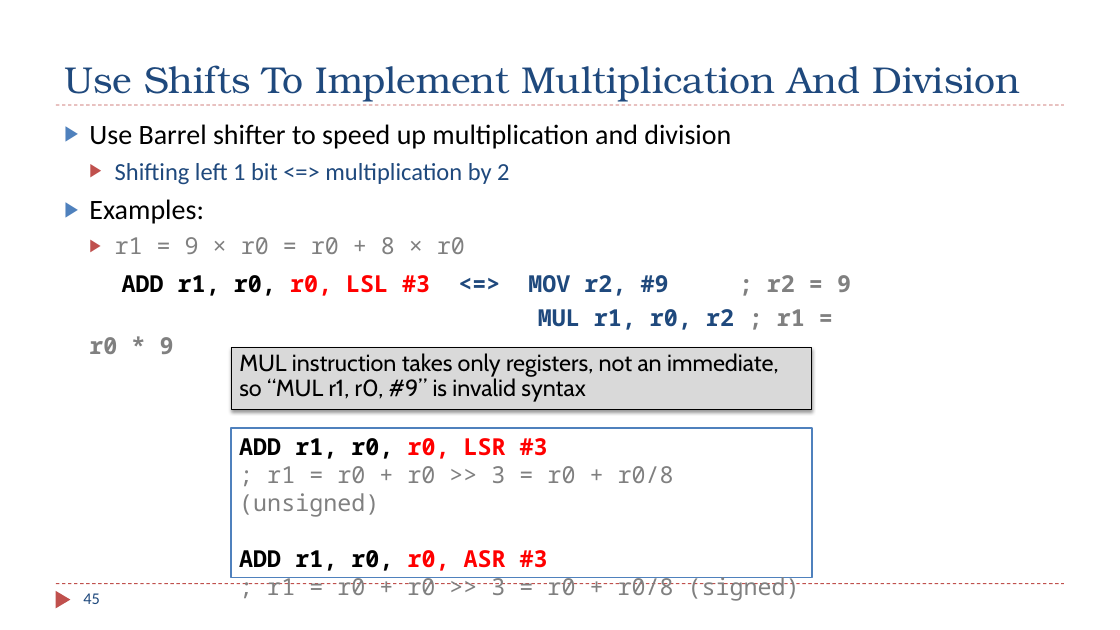
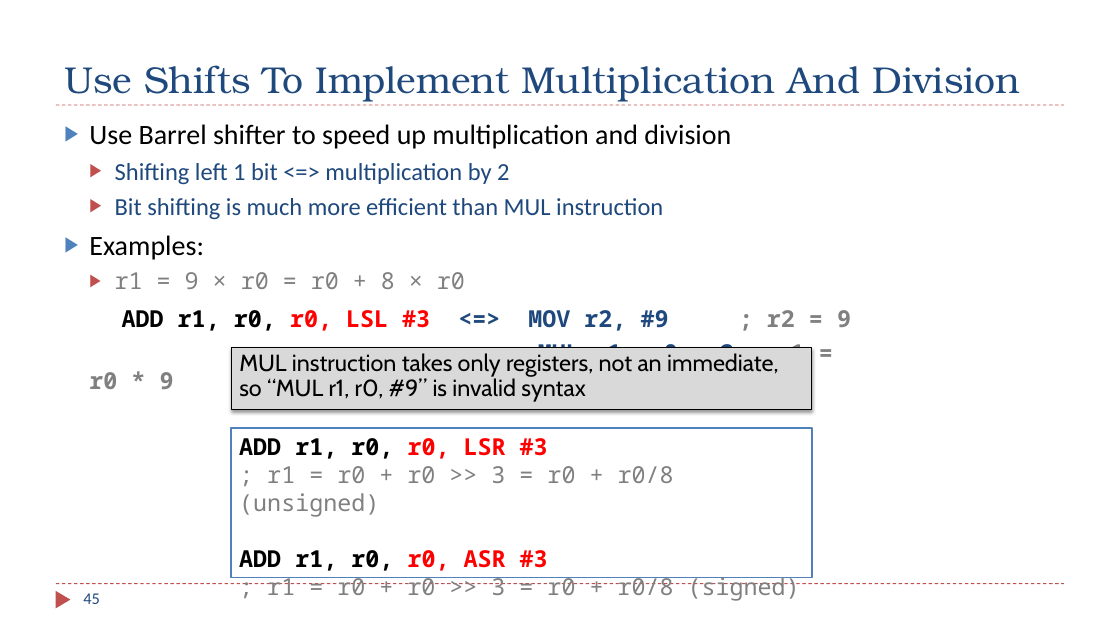
Before and after one commit to guhofstra/CSC111Fa26, a slide deck: slide 45 of PPTs/Ch4_ARM_Arithmetic_Logic.pptx. Drawn at 1120x630 pixels with LibreOffice and Linux fonts; fonts in the diff are those of the drawing. Boxes give left, top, right and bottom in pixels: in the first picture for what was removed or moved away, otherwise in the second. Text is boxed around its words. In the diff, an @@ line names an element or a change of style, - is before the commit and + after.

```diff
--- a/PPTs/Ch4_ARM_Arithmetic_Logic.pptx
+++ b/PPTs/Ch4_ARM_Arithmetic_Logic.pptx
@@ text at <box>115,198,663,220</box>: paragraph added @@
+  ▶ Bit shifting is much more efficient than MUL instruction
```
Also in this commit, not shown: 9 other slides changed, 1 other file.
